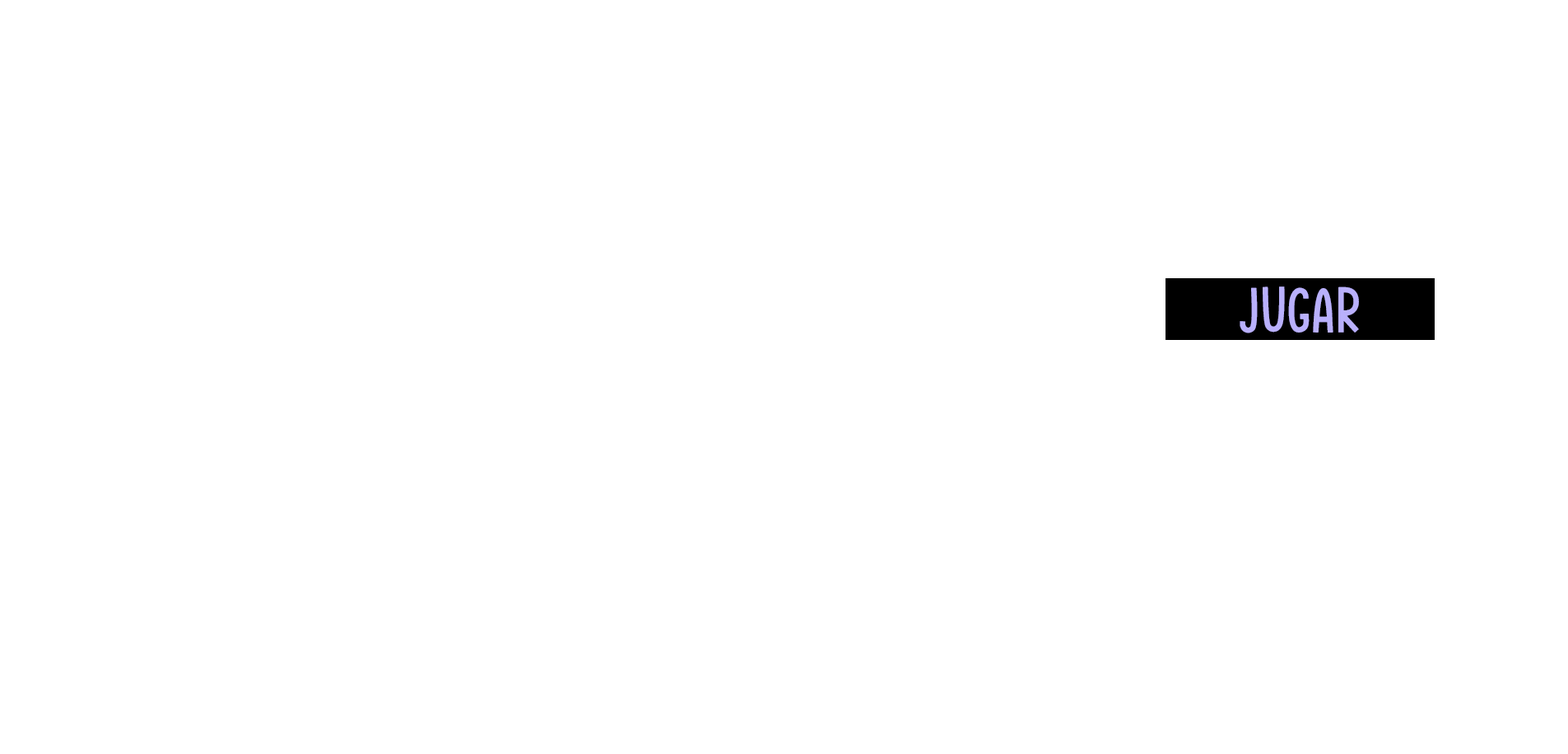
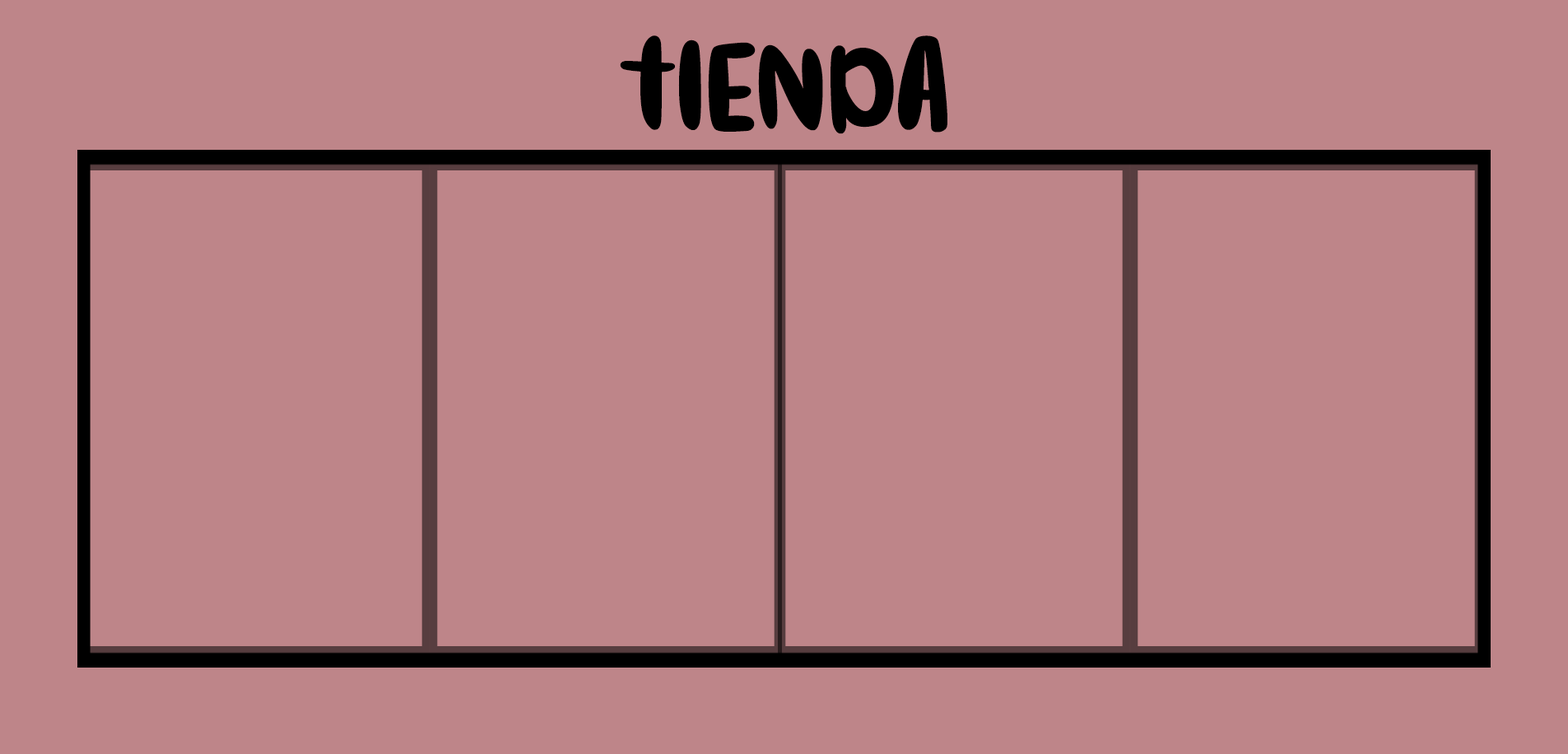
Before/after of a 1568 × 754 layered artwork. What changed in the layer stack:
hid group "BOTONES" (4 layers) over [1165, 278, 1435, 601]
added group "Map Menu" (1st of 2) with 7 layers above "Map Menu" over [0, 0, 1568, 754]
added layer "Init" (1st of 6, in "Map Menu") in group "Map Menu" over [619, 35, 948, 135]
added layer "Rectangulo objeto 4" (54%) in group "Map Menu" over [1130, 162, 1483, 655]
added layer "Rectangulo objeto 3" (54%) in group "Map Menu" over [777, 162, 1131, 655]
added layer "Rectangulo objeto 2" (54%) in group "Map Menu" over [429, 162, 782, 655]
added layer "Rectangulo objeto 1" (54%) in group "Map Menu" over [77, 162, 430, 655]
added layer "Rectangulo grande" in group "Map Menu" over [77, 149, 1491, 668]
added layer "FONDO Init" (1st of 6, in "Map Menu") in group "Map Menu" over [0, 0, 1568, 754]
